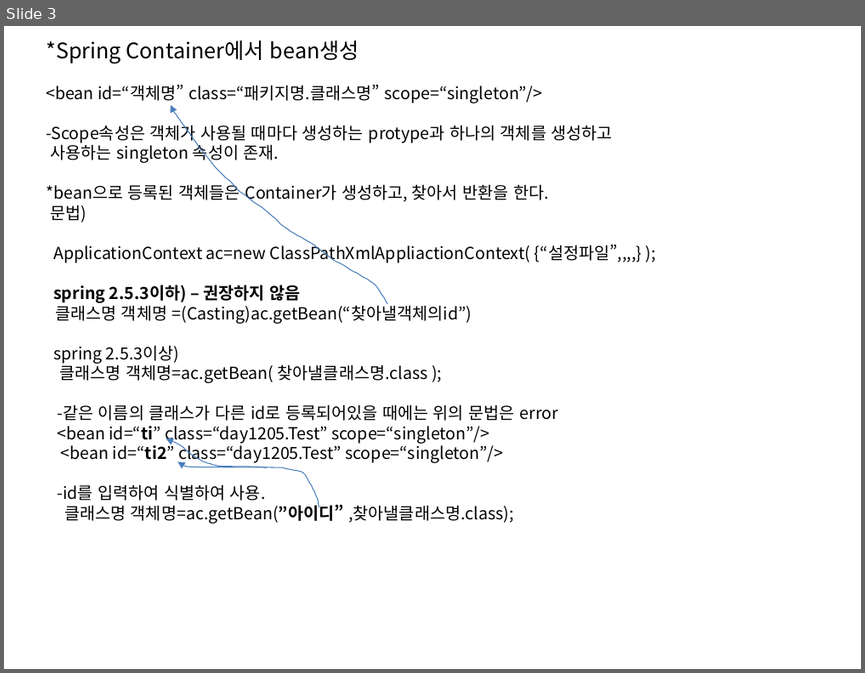
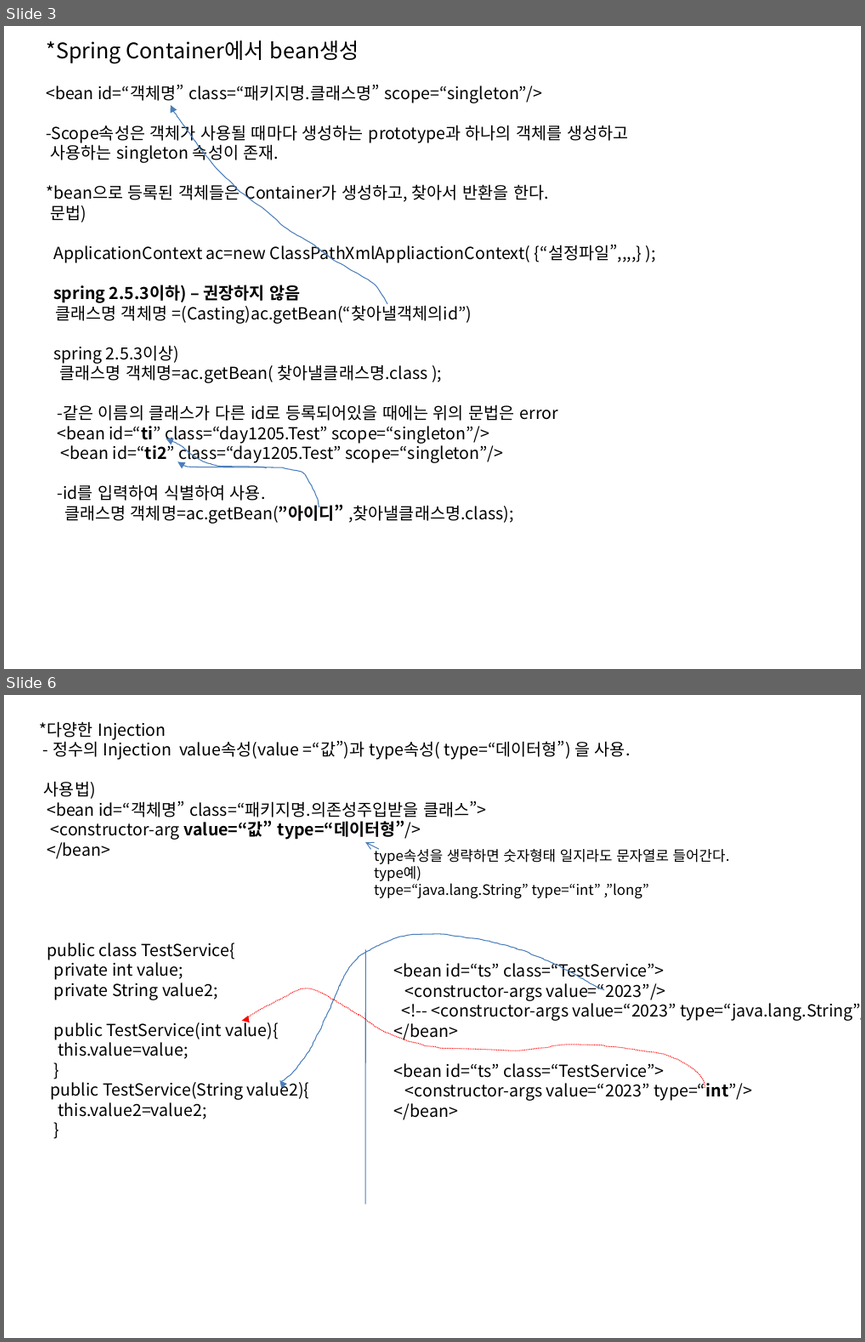
Before and after one commit to In0code/Programming_note, a slide deck: PPT/20231204_spring_di.pptx. Shown one above the other, each under a label of ours: slide 3 before the commit, slides 3 and 6 after it; the slides between them are not shown. The pictures are 865x673 and 865x1342 pixels, drawn with LibreOffice and Linux fonts; fonts in the diff are those of the drawing. Boxes give left, top, right and bottom in pixels: in the first picture for what was removed or moved away, otherwise in the second. Text is boxed around its words. In the diff, an @@ line names an element or a change of style, - is before the commit and + after.

```diff
--- a/PPT/20231204_spring_di.pptx
+++ b/PPT/20231204_spring_di.pptx
@@ slide 6 added at (x1=4, y1=695, x2=861, y2=1338), background #FFFFFF @@
@@ text added at (x1=39, y1=721, x2=630, y2=1119), 14 pt, text #000000 @@
+*다양한 Injection
+- 정수의 Injection value속성(value =“값”)과 type속성( type=“데이터형”) 을 사용.
+사용법)
+<bean id=“객체명” class=“패키지명.의존성주입받을 클래스”>
+<constructor-arg value=“값” type=“데이터형”/>
+</bean>
+public class TestService{
+private int value;
+private String value2;
+public TestService(int value){
+this.value=value;
+}
+public TestService(String value2){
+this.value2=value2;
+}
@@ arrow added from (378, 849) to (365, 842), #4B7EBC 0.75 pt @@
@@ text added at (x1=374, y1=846, x2=730, y2=899), 12 pt, text #000000 @@
+type속성을 생략하면 숫자형태 일지라도 문자열로 들어간다.
+type예)
+type=“java.lang.String” type=“int” ,”long”
@@ freeform shape added at (x1=279, y1=934, x2=605, y2=1084), outline #4B7EBC 0.75 pt @@
@@ line added from (365, 949) to (365, 1204), #4B7EBC 0.75 pt @@
@@ text added at (x1=394, y1=959, x2=861, y2=1120), 14 pt, text #000000 @@
+<bean id=“ts” class=“TestService”>
+<constructor-args value=“2023”/>
+<!-- <constructor-args value=“2023” type=“java.lang.String”/>-->
+</bean>
+<bean id=“ts” class=“TestService”>
+<constructor-args value=“2023” type=“int”/>
+</bean>
@@ freeform shape added at (x1=240, y1=988, x2=705, y2=1088), outline #FF0000 0.75 pt dashed @@
@@ slide 3 changed as well @@
@@ text at (x1=46, y1=122, x2=628, y2=143): text changed @@
--Scope속성은 객체가 사용될 때마다 생성하는 protype과 하나의 객체를 생성하고
+-Scope속성은 객체가 사용될 때마다 생성하는 prototype과 하나의 객체를 생성하고
```
Also in this commit, not shown: 2 other slides changed, 4 other slides added, 1 other file.
